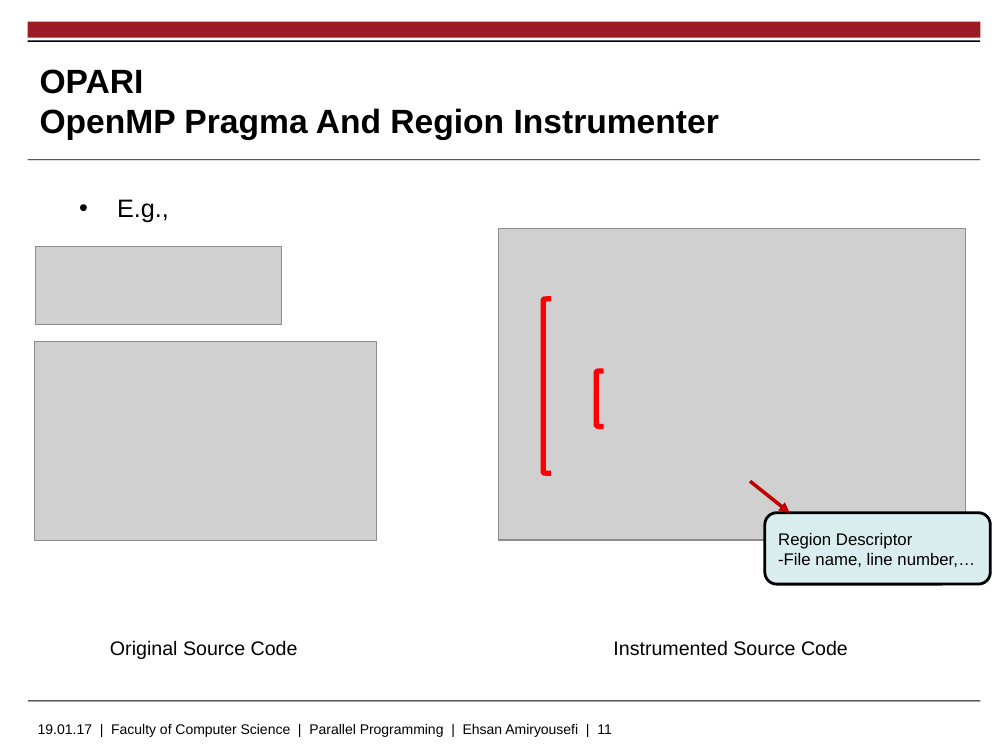
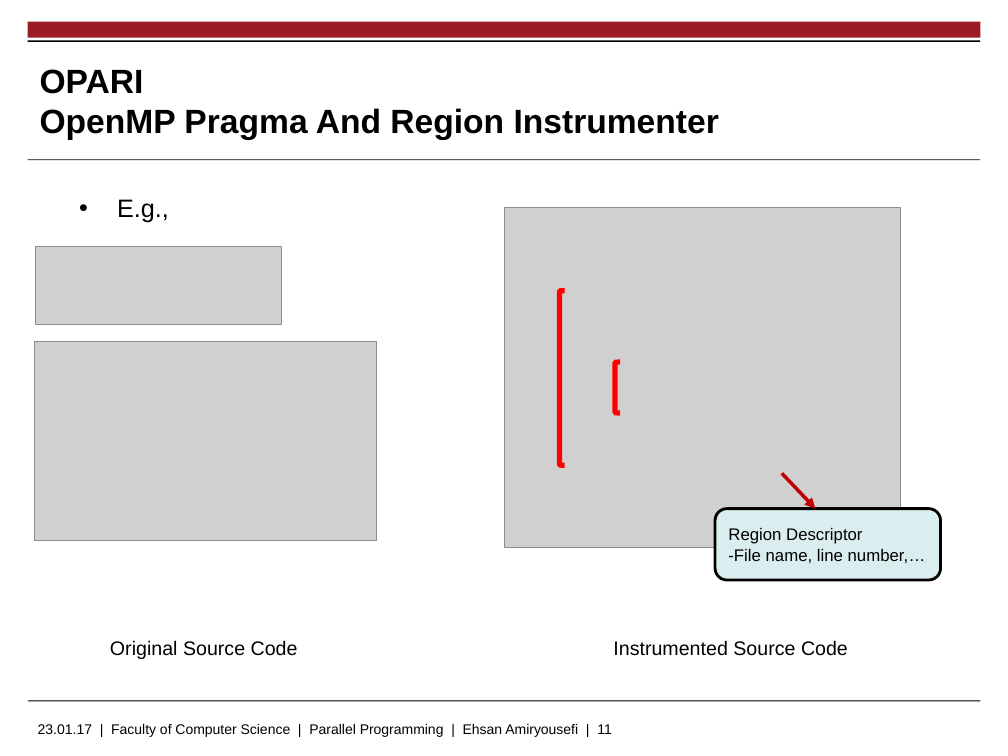
Before and after one commit to EhsanAmiryousefi/MasterThesis, a slide deck: slide 11 of Presentations/Proposal.pptx. Drawn at 1008x756 pixels with LibreOffice and Linux fonts; fonts in the diff are those of the drawing; grey boxes stand for pictures; background and template pictures are left out. Boxes give left, top, right and bottom in pixels: in the first picture for what was removed or moved away, otherwise in the second. Text is boxed around its words. In the diff, an @@ line names an element or a change of style, - is before the commit and + after.

```diff
--- a/Presentations/Proposal.pptx
+++ b/Presentations/Proposal.pptx
@@ picture: place and size @@
-picture at bbox=[498, 228, 966, 539]
+picture at bbox=[505, 208, 901, 547]
@@ left bracket: place and size @@
-left bracket at bbox=[543, 298, 551, 473]
+left bracket at bbox=[559, 290, 564, 465]
@@ left bracket: place and size @@
-left bracket at bbox=[597, 371, 604, 426]
+left bracket at bbox=[615, 362, 620, 412]
@@ arrow moved from (750, 481) - (789, 513) to (782, 473) - (815, 509) @@
@@ rounded rectangle "Region Descriptor": place and size @@
-rounded rectangle "Region Descriptor" at bbox=[765, 513, 991, 585]
+rounded rectangle "Region Descriptor" at bbox=[715, 509, 940, 581]
@@ text at bbox=[38, 724, 611, 737]: text changed @@
-19.01.17 | Faculty of Computer Science | Parallel Programming | Ehsan Amiryousefi | 11
+23.01.17 | Faculty of Computer Science | Parallel Programming | Ehsan Amiryousefi | 11
```
Also in this commit, not shown: 3 other slides changed, 3 other files.
